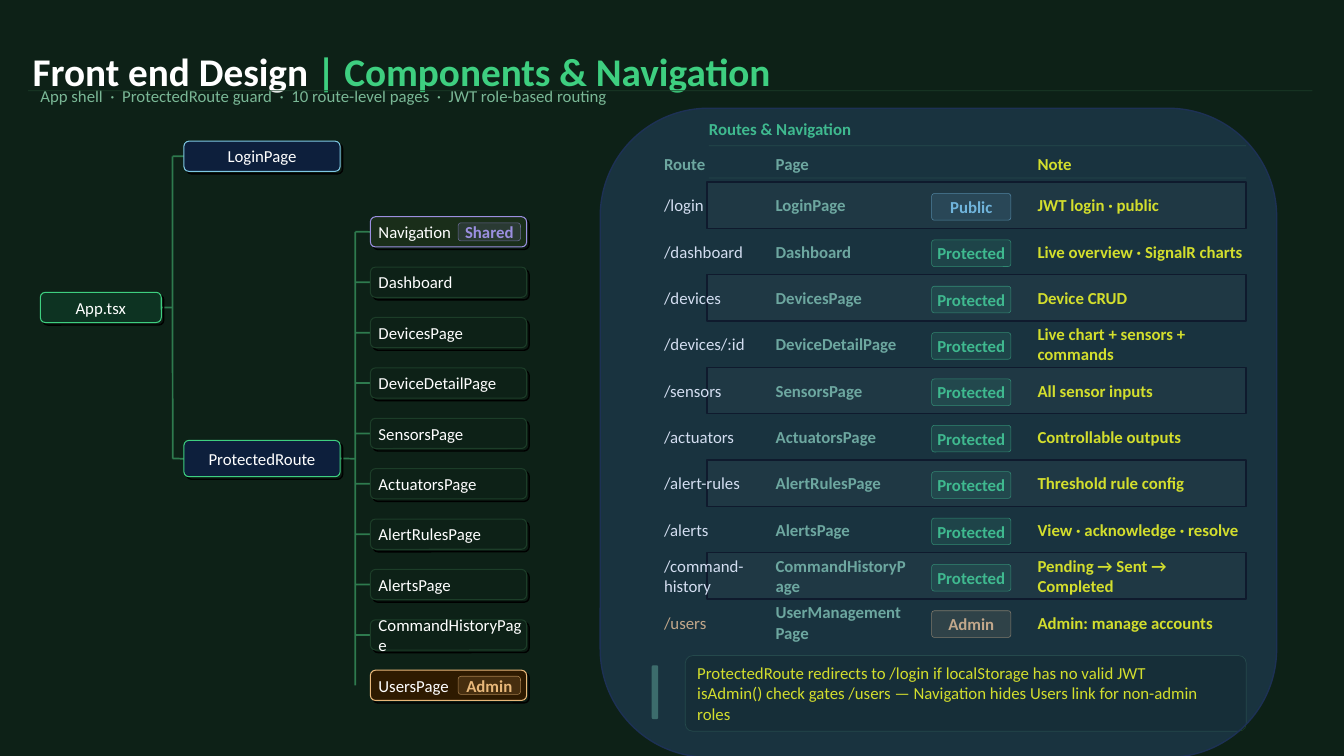
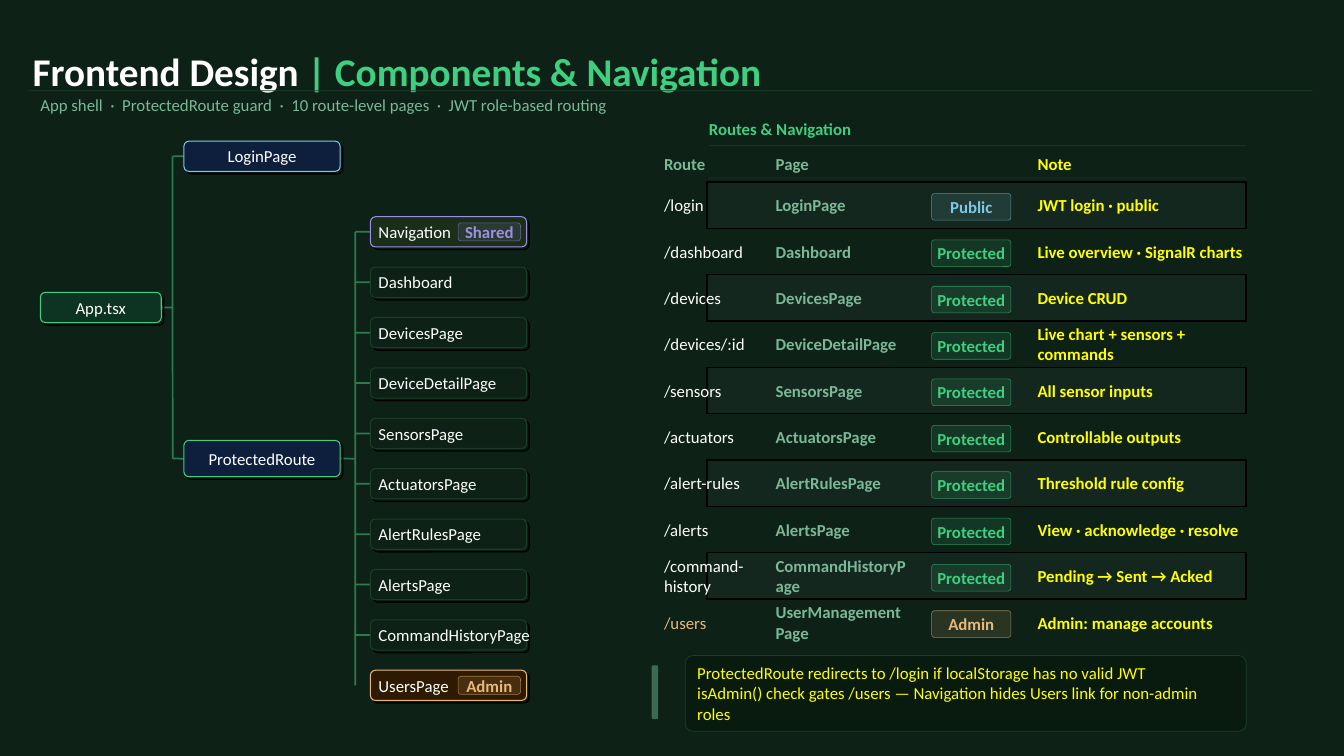
Before and after one commit to TranRTC/capstone_project, a slide deck: slide 9 of Documents/Presentation/Capstone Project Presentation.pptx. Drawn at 1344x756 pixels with LibreOffice and Linux fonts; fonts in the diff are those of the drawing. Boxes give left, top, right and bottom in pixels: in the first picture for what was removed or moved away, otherwise in the second. Text is boxed around its words. In the diff, an @@ line names an element or a change of style, - is before the commit and + after.

```diff
--- a/Documents/Presentation/Capstone Project Presentation.pptx
+++ b/Documents/Presentation/Capstone Project Presentation.pptx
@@ text at bbox=[33, 58, 762, 93]: spaces changed @@
-Front end Design | Components & Navigation
+Frontend Design | Components & Navigation
@@ text "App shell · ProtectedRoute guard ...": place and size @@
-text "App shell · ProtectedRoute guard ..." at bbox=[40, 89, 606, 105]
+text "App shell · ProtectedRoute guard ..." at bbox=[40, 99, 606, 114]
@@ rounded rectangle removed at bbox=[600, 108, 1276, 756] @@
@@ text at bbox=[1038, 570, 1212, 585]: text changed @@
-Pending → Sent → Completed
+Pending → Sent → Acked
@@ text "CommandHistoryPage" rewrapped from bbox=[378, 620, 522, 650] to bbox=[378, 629, 529, 644] @@
```
Also in this commit, not shown: 8 other slides changed, 5 other files.
